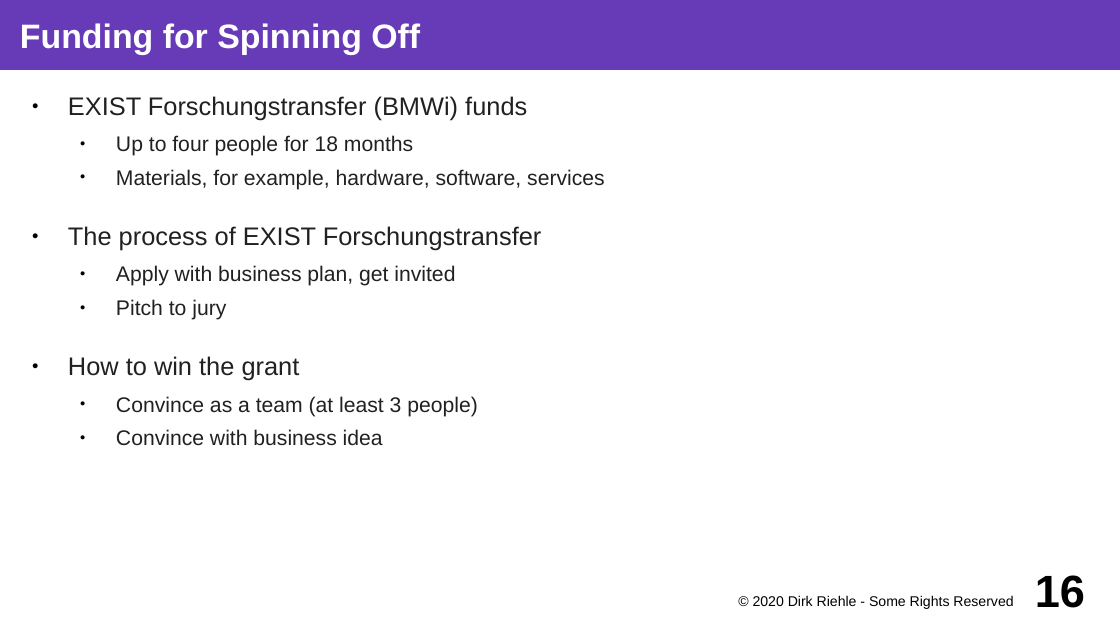
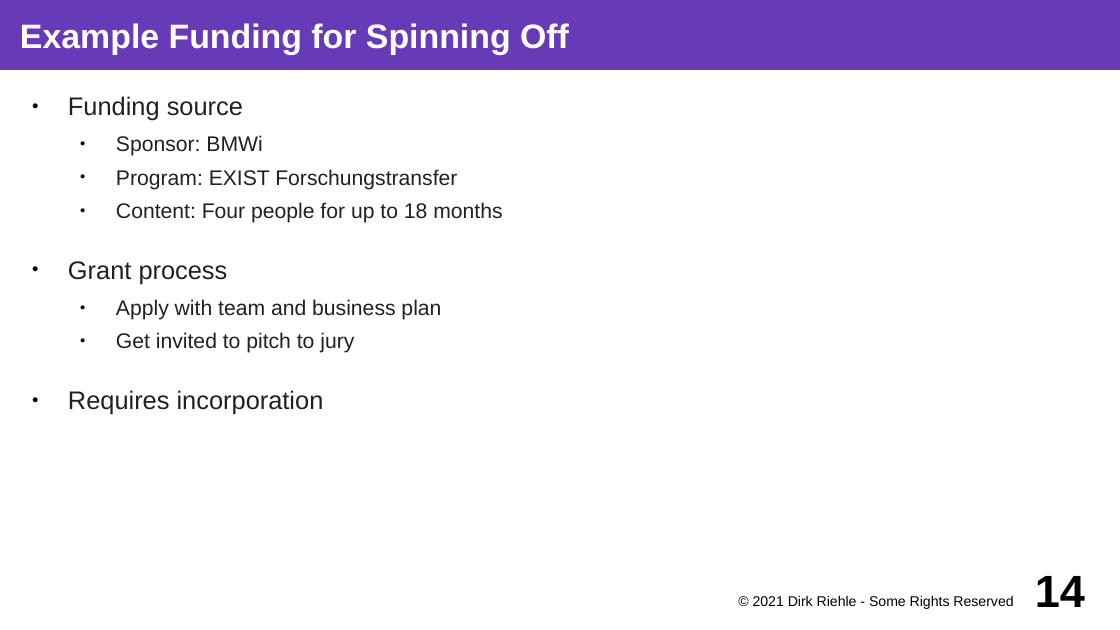
Before and after one commit to dirkriehle/coss-course, a slide deck: slide 14 of Lecture slides/COSS D03 - University Spin-offs.odp (slide 16 before the commit). Drawn at 1120x630 pixels with LibreOffice and Linux fonts; fonts in the diff are those of the drawing. Boxes give left, top, right and bottom in pixels: in the first picture for what was removed or moved away, otherwise in the second. Text is boxed around its words. In the diff, an @@ line names an element or a change of style, - is before the commit and + after.

```diff
--- a/Lecture slides/COSS D03 - University Spin-offs.odp
+++ b/Lecture slides/COSS D03 - University Spin-offs.odp
@@ title at box(20, 23, 569, 55): text changed @@
-Funding for Spinning Off
+Example Funding for Spinning Off
@@ text at box(68, 96, 502, 414): text changed @@
-● EXIST Forschungstransfer (BMWi) funds
-  ● Up to four people for 18 months
-  ● Materials, for example, hardware, software, services
-● The process of EXIST Forschungstransfer
-  ● Apply with business plan, get invited
-  ● Pitch to jury
-● How to win the grant
-  ● Convince as a team (at least 3 people)
-  ● Convince with business idea
+● Funding source
+  ● Sponsor: BMWi
+  ● Program: EXIST Forschungstransfer
+  ● Content: Four people for up to 18 months
+● Grant process
+  ● Apply with team and business plan
+  ● Get invited to pitch to jury
+● Requires incorporation
@@ text at box(753, 595, 1013, 609): text changed @@
-© 2020 Dirk Riehle - Some Rights Reserved
+© 2021 Dirk Riehle - Some Rights Reserved
@@ page number at box(1035, 576, 1085, 607): text changed @@
-16
+14
```
Also in this commit, not shown: 22 other slides changed, 4 slides added, 4 slides removed, 8 other files.
